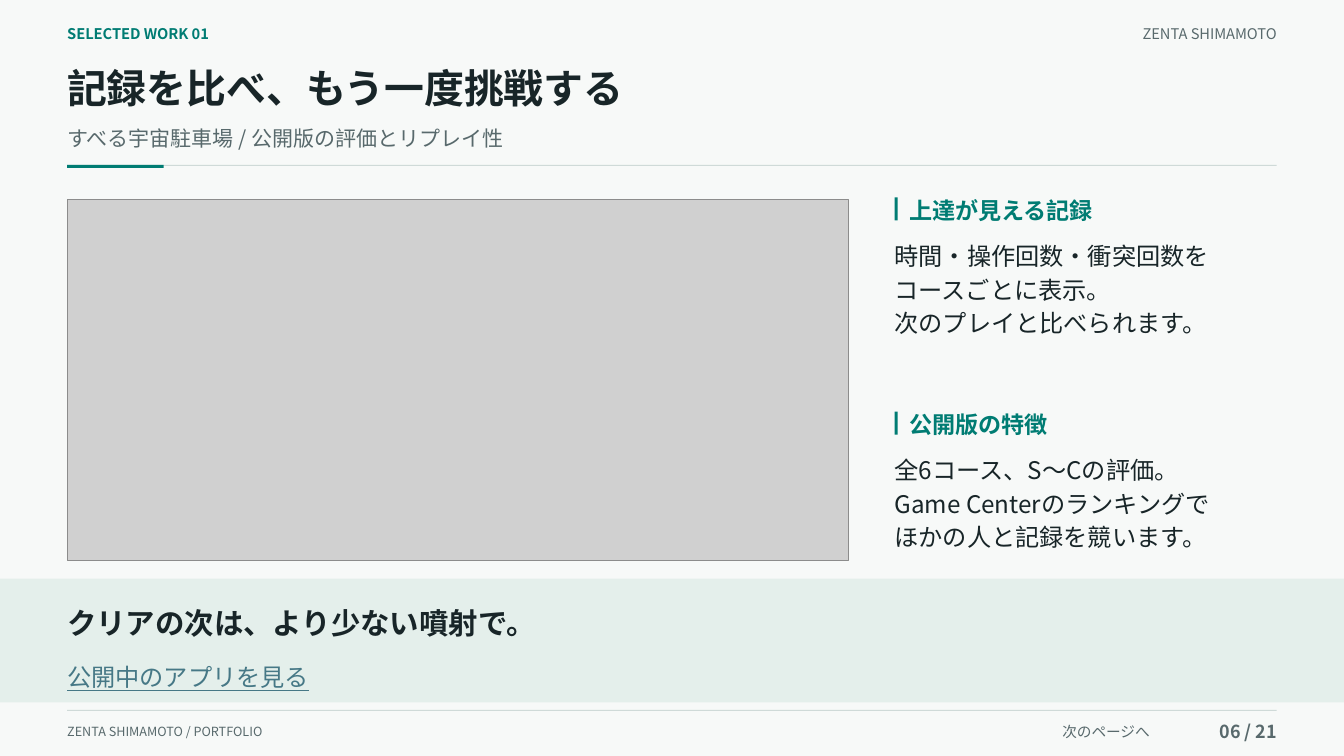
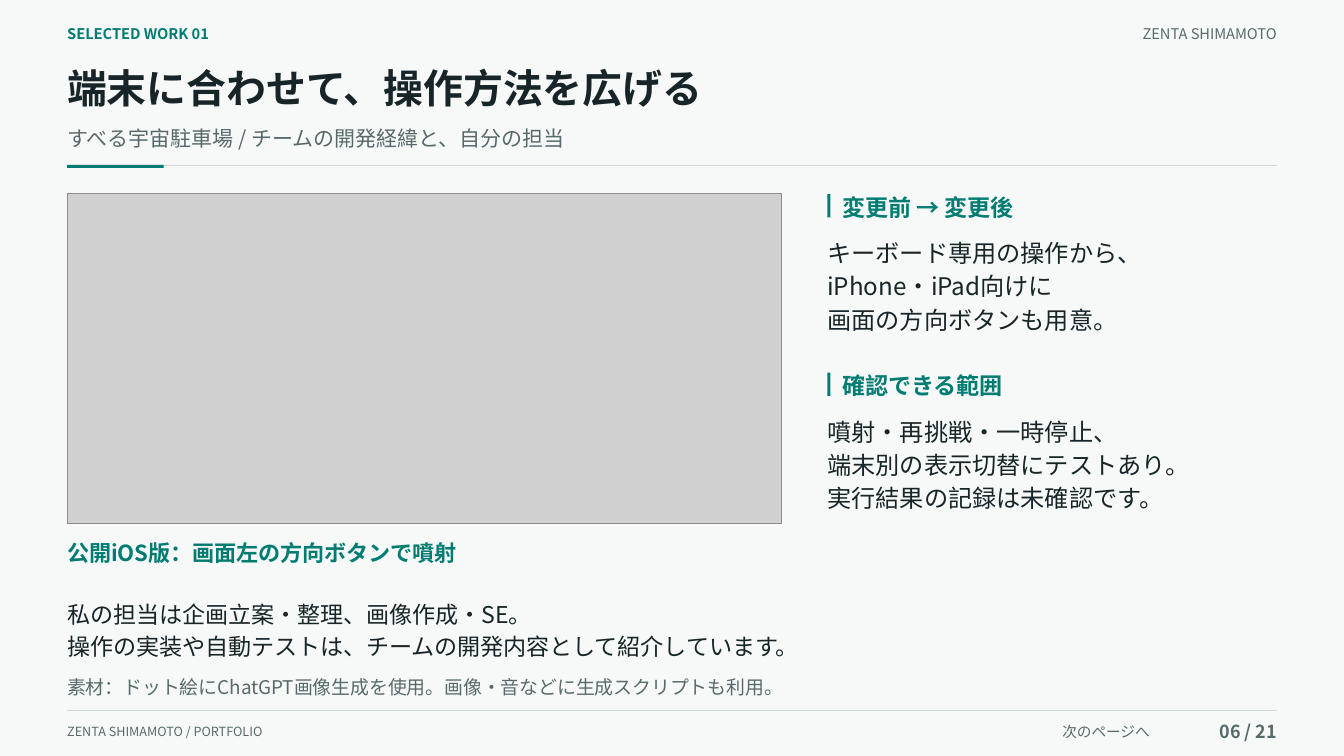
Before and after one commit to kuon-haruto/portfolio, a slide deck: slide 6 of documents/portfolio/島本善太_ポートフォリオ.pptx. Drawn at 1344x756 pixels with LibreOffice and Linux fonts; fonts in the diff are those of the drawing; grey boxes stand for pictures. Boxes give left, top, right and bottom in pixels: in the first picture for what was removed or moved away, otherwise in the second. Text is boxed around its words. In the diff, an @@ line names an element or a change of style, - is before the commit and + after.

```diff
--- a/documents/portfolio/島本善太_ポートフォリオ.pptx
+++ b/documents/portfolio/島本善太_ポートフォリオ.pptx
@@ text at box(67, 69, 702, 107): text changed @@
-記録を比べ、もう一度挑戦する
+端末に合わせて、操作方法を広げる
@@ text at box(67, 128, 564, 148): text changed @@
-すべる宇宙駐車場 / 公開版の評価とリプレイ性
+すべる宇宙駐車場 / チームの開発経緯と、自分の担当
@@ picture: place and size @@
-picture at box(68, 200, 849, 561)
+picture at box(68, 194, 781, 524)
@@ rectangle: place and size @@
-rectangle at box(895, 198, 898, 221)
+rectangle at box(828, 195, 831, 218)
@@ text at box(842, 196, 1014, 218): text changed @@
-上達が見える記録
+変更前 → 変更後
@@ text at box(827, 241, 1141, 331): text changed @@
-時間・操作回数・衝突回数を
-コースごとに表示。
-次のプレイと比べられます。
+キーボード専用の操作から、
+iPhone・iPad向けに
+画面の方向ボタンも用意。
@@ rectangle: place and size @@
-rectangle at box(895, 411, 898, 435)
+rectangle at box(828, 373, 831, 396)
@@ text at box(842, 374, 1003, 396): text changed @@
-公開版の特徴
+確認できる範囲
@@ text at box(827, 420, 1189, 509): text changed @@
-全6コース、S〜Cの評価。
-Game Centerのランキングで
-ほかの人と記録を競います。
+噴射・再挑戦・一時停止、
+端末別の表示切替にテストあり。
+実行結果の記録は未確認です。
@@ text added at box(67, 542, 456, 563), 15.8 pt, text #007C73, bold @@
+公開iOS版：画面左の方向ボタンで噴射
@@ rectangle removed at box(0, 579, 1344, 703) @@
@@ text at box(67, 603, 799, 657): text changed; size 21 to 16.5 pt; bold off @@
-クリアの次は、より少ない噴射で。
+私の担当は企画立案・整理、画像作成・SE。
+操作の実装や自動テストは、チームの開発内容として紹介しています。
@@ text at box(67, 678, 783, 696): text changed; size 17.2 to 13.5 pt; text colour #467886 to #58696C @@
-公開中のアプリを見る
+素材：ドット絵にChatGPT画像生成を使用。画像・音などに生成スクリプトも利用。
```
Also in this commit, not shown: 8 other slides changed, 5 other files.
